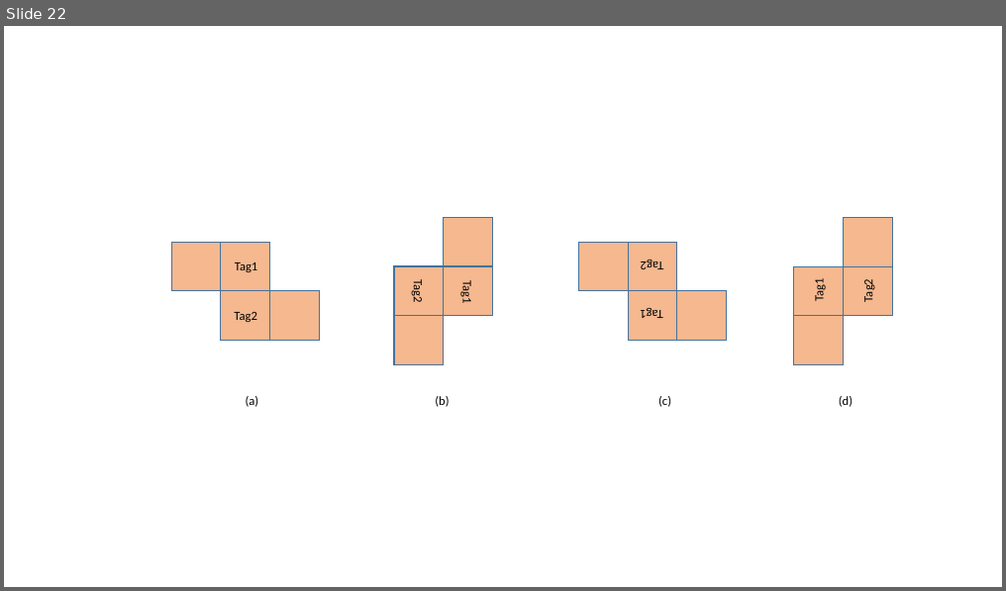
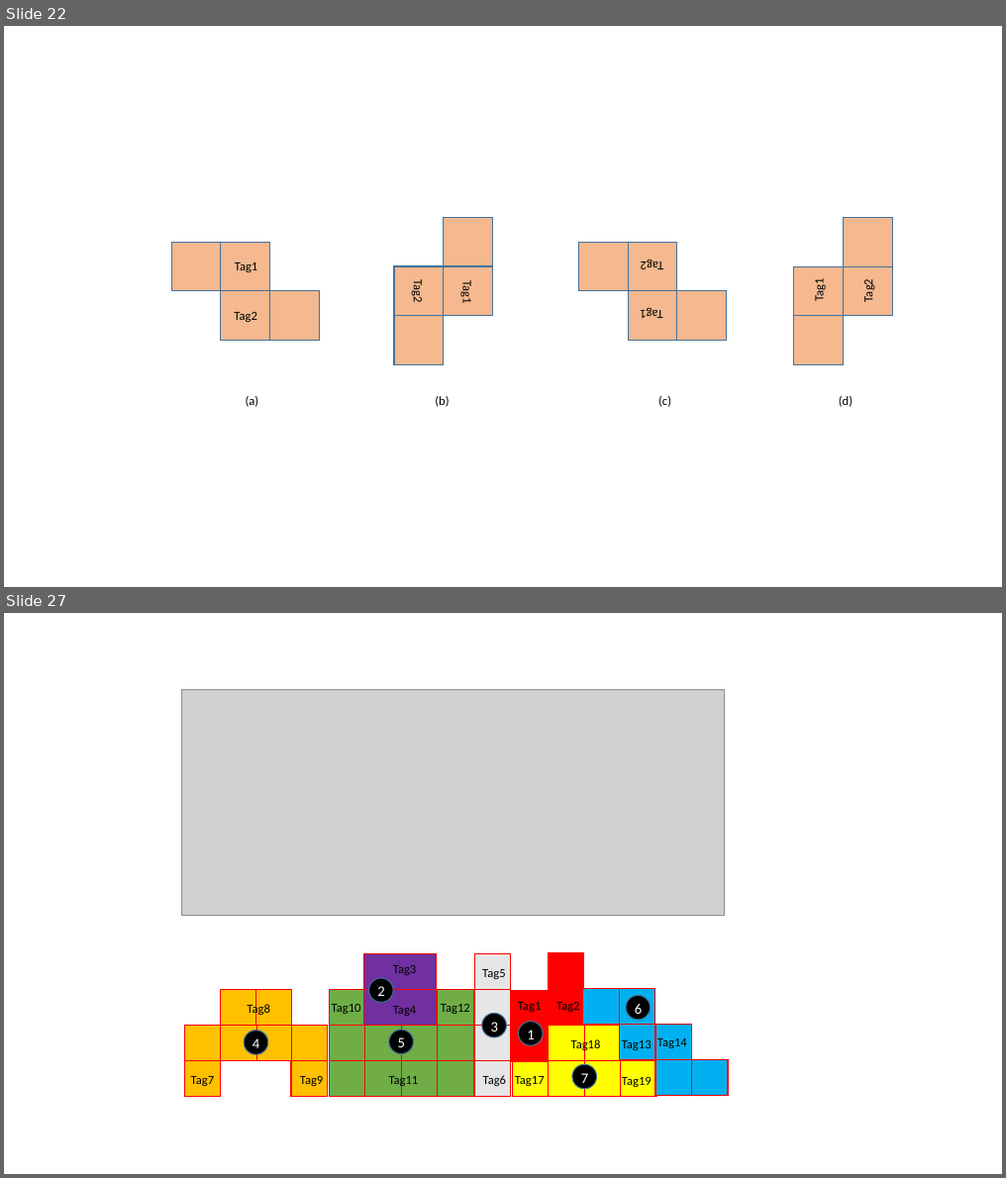
Before and after one commit to Allen-Wang-PW/Graduate_Project, a slide deck: 毕业论文/xArray/pic.pptx. Shown one above the other, each under a label of ours: slide 22 before the commit, slides 22 and 27 after it; the slides between them are not shown. The pictures are 1006x591 and 1006x1178 pixels, drawn with LibreOffice and Linux fonts; fonts in the diff are those of the drawing; grey boxes stand for pictures. Boxes give left, top, right and bottom in pixels: in the first picture for what was removed or moved away, otherwise in the second. Text is boxed around its words. In the diff, an @@ line names an element or a change of style, - is before the commit and + after.

```diff
--- a/毕业论文/xArray/pic.pptx
+++ b/毕业论文/xArray/pic.pptx
@@ slide 27 added at (4,613,1002,1174), background #FFFFFF @@
@@ picture added at (181,689,724,916) @@
@@ ellipse added at (368,978,393,1003), fill #000000, outline #43739E 1 pt @@
@@ text added at (377,986,384,996), 14 pt, text #FFFFFF @@
+2
@@ ellipse added at (626,995,650,1020), fill #000000, outline #43739E 1 pt @@
@@ ellipse added at (482,1014,507,1039), fill #000000, outline #43739E 1 pt @@
@@ text added at (491,1022,498,1032), 14 pt, text #FFFFFF @@
+3
@@ ellipse added at (519,1022,543,1047), fill #000000, outline #43739E 1 pt @@
@@ text added at (635,1004,642,1014), 14 pt, text #FFFFFF @@
+6
@@ ellipse added at (244,1031,268,1056), fill #000000, outline #43739E 1 pt @@
@@ text added at (252,1039,259,1049), 14 pt, text #FFFFFF @@
+4
@@ ellipse added at (389,1030,414,1055), fill #000000, outline #43739E 1 pt @@
@@ text added at (398,1038,405,1048), 14 pt, text #FFFFFF @@
+5
@@ text added at (527,1030,534,1040), 14 pt, text #FFFFFF @@
+1
@@ group added at (184,953,728,1096): 42 rectangles, 17 texts @@
+Tag1
+Tag2
+Tag3
+Tag4
+Tag5
+Tag6
+Tag7
+Tag8
+Tag9
+Tag10
+Tag11
+Tag12
+Tag13
+Tag14
+Tag18
+Tag19
+Tag17
@@ ellipse added at (572,1064,597,1089), fill #000000, outline #43739E 1 pt @@
@@ text added at (581,1073,588,1083), 14 pt, text #FFFFFF @@
+7
```
Also in this commit, not shown: 1 slide changed, 6 other slides added, 1 other file.
